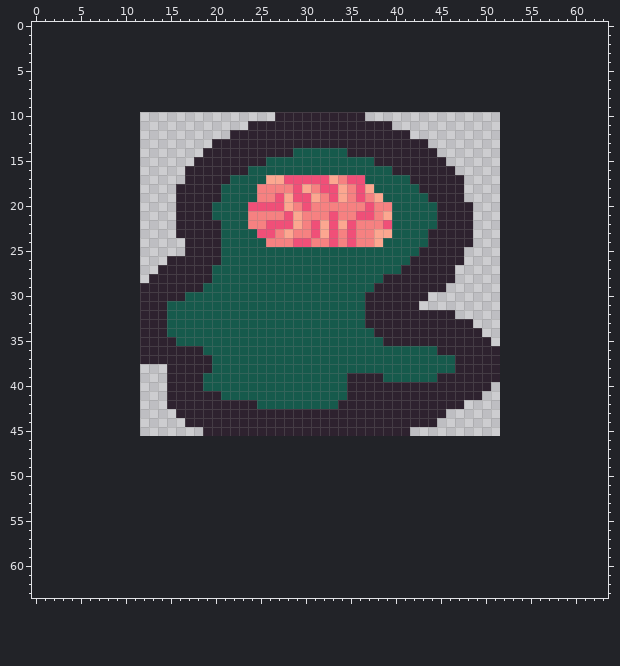
A pixel-art file gets an edit: entities/aliens/alien1/graphics/alien1_xray.aseprite. This is how it looked before the edit.
40x36 pixels, 1 frame. The old version is drawn lined up with the new one, on the new canvas.
And afterwards:
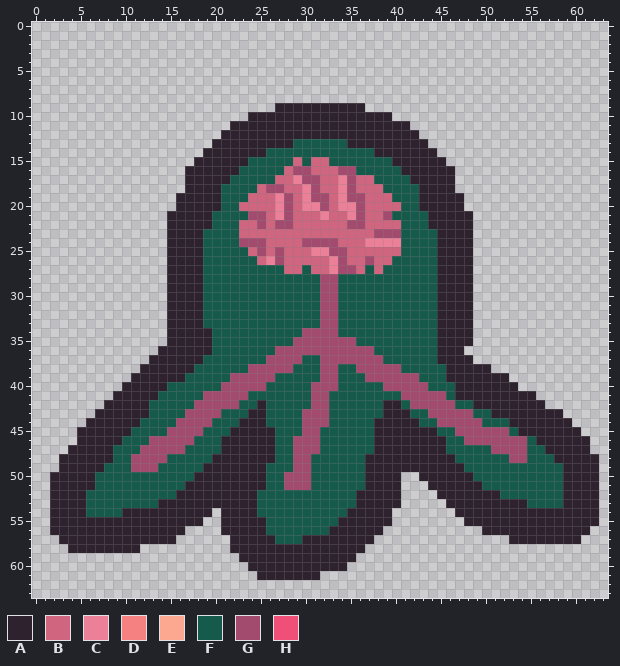
Palette (. is transparent): A #2e222f  B #cf657f  C #ed8099  D #f68181  E #fca790  F #165a4c  G #a24b6f  H #f04f78
Change:
canvas 40x36 -> 64x64, the old top-left corner now at 12,10
Changed rows in their new state; - is an unchanged pixel.
first column x 2:
 9 -------------------------AAAAAAAAAA--------------------------
10 ----------------------AAA----------AAA-----------------------
11 --------------------AA----------------AA---------------------
12 -------------------A--------------------A--------------------
13 ---------------------------FFFFFF----------------------------
14 ------------------------FFF------FFF-------------------------
15 ----------------------FF---B-BB-----FF-----------------------
16 ---------------------F----BGGBBBGG----F----------------------
17 ------------------------FBBCGGBBCGBB---------.---------------
18 --------------.--------BGGBBCGBBCGBBB--------.---------------
19 ----------------------BBBCGBCGGBCGGBBB---A-------------------
20 ------------------A--BBBBCGBCCGBCCGBBBB--AA---.--------------
21 -------------A--------GGBCGBBBCBBCGBBG----A------------------
22 -------------A----F--BBGBGGBBBBBBGGBBBB---A------------------
23 -------------A---FF--BBBBBBBBBBBBBBBGGG---F------------------
24 -------------AA--FF--GGGBBBBGGGGBBBCCCC---F------------------
25 -------------AA--FF---BGBGBBBCCGGBBBBBB--FF---A--------------
26 -----------------FF----BCGBBBBBCGBBGBB--FFF---A--------------
27 ------------.----F--------BB-BBCGGB-B--FFFF--AA--------------
28 -----------..----F------------GG-----FFFFFF--AA--------------
29 ----------...-----------------GG----FFFFFFF-AAA--------------
30 ----------...--AA-------------GG---FFFFFFFFAAAA--------------
31 ----------...AAAA-------------GG---FFFFFFFFAAAA--------------
32 ----------...AAAA-------------GG---FFFFFFFF--AA--------------
33 ----------...AAAA-------------GG---FFFFFFFF------------------
34 ----------...AAAAA----------GGGG----FFFFFFF----.-------------
35 ----------...-AAAA---------GGGGGGG---FFFFFF----..------------
36 ----------..-----A-------GGGGGGGGGGG----------....-----------
37 ----------.------F------GGGG--GGGGGGG------AA--...-----------
38 ----------AAA---FF----GGGGG---GG--GGGGG-----A----.-----------
39 ---------AAAA--FF---GGGGG-----GG-FFGGGGGG--F------A----------
40 --------AAAAAFFFF--GGGGG-----GGG-FFFFGGGGGFFF----AAA---------
41 -------AAAAAFFFFFGGGGG-------GG--FFFFFFGGGGGF---AAAAAA-------
42 ------AAAAAFFFFFGGGGGFFA-----GG-FFFFF--FGGGGGFFAAAAAAAA------
43 -----AAAAAAFFFFGGGGFFF--FFFFGGGFFFFFF---FFGGGGGFFAAAAAAAA----
44 ----AAAAAAFFFFGGGGFFF---FFFFGGGFFFFF-----FFGGGGGFFFAAAAAAA---
45 ---AAAAAAFFFFGGGGFFF-----FFFGGFFFFFF----AAAFFGGGGGGFAAAAAAA--
46 ---AAAAAFFFGGGGGFFFAAAAAAFFGGGFFFFFFAAAAAAAAFFGGGGGGGFAAAAAA-
47 --AAAAAFFFGGGGGFFFFAAAAAAFFGGGFFFFFFAAAAAAAAFFFFFGGGGFFAAAAA-
48 -AAAAAAFFGGGGFFFFFAAAAAAAFFGGFFFFFFAAAAAAAAAAFFFFFFGGFFFAAAAA
49 -AAAAAFFFGGGFFFFFAAAAAAAFFFGGFFFFFFAAAAAAAAAAAFFFFFFFFFFFAAAA
50 AAAAAFFFFFFFFFFFAAAAAAAAFFGGGFFFFFFAAAA--AAAAAAFFFFFFFFFFAAAA
51 AAAAAFFFFFFFFFFAAAAAAAAAFFGGGFFFFFFAAAA---AAAAAAFFFFFFFFFAAAA
52 AAAAFFFFFFFFFFAAAAAAAAAFFFFFFFFFFFAAAAA----AAAAAAAFFFFFFFAAAA
53 AAAAFFFFFFFFAAAAAAAAAAAFFFFFFFFFFFAAAAA-----AAAAAAAAAFFFFAAAA
54 AAAAFFFFAAAAAAAAAA-AAAAFFFFFFFFFFAAAAA-------AAAAAAAAAAAAAAAA
55 AAAAAAAAAAAAAAAAA--AAAAAFFFFFFFFAAAAAA--------AAAAAAAAAAAAAAA
56 AAAAAAAAAAAAAAA----AAAAAFFFFFFFAAAAAA-----------AAAAAAAAAAAA-
57 -AAAAAAAAAAAAA------AAAAAFFFAAAAAAAA---------------AAAAAAAA--
58 --AAAAAAAA----------AAAAAAAAAAAAAAA--------------------------
59 ---------------------AAAAAAAAAAAAA---------------------------
60 ----------------------AAAAAAAAAAA----------------------------
61 -----------------------AAAAAAA-------------------------------
Pixel boxes of the changes (left, top, right, bottom) in both pictures:
changed: (50, 103, 599, 580)
